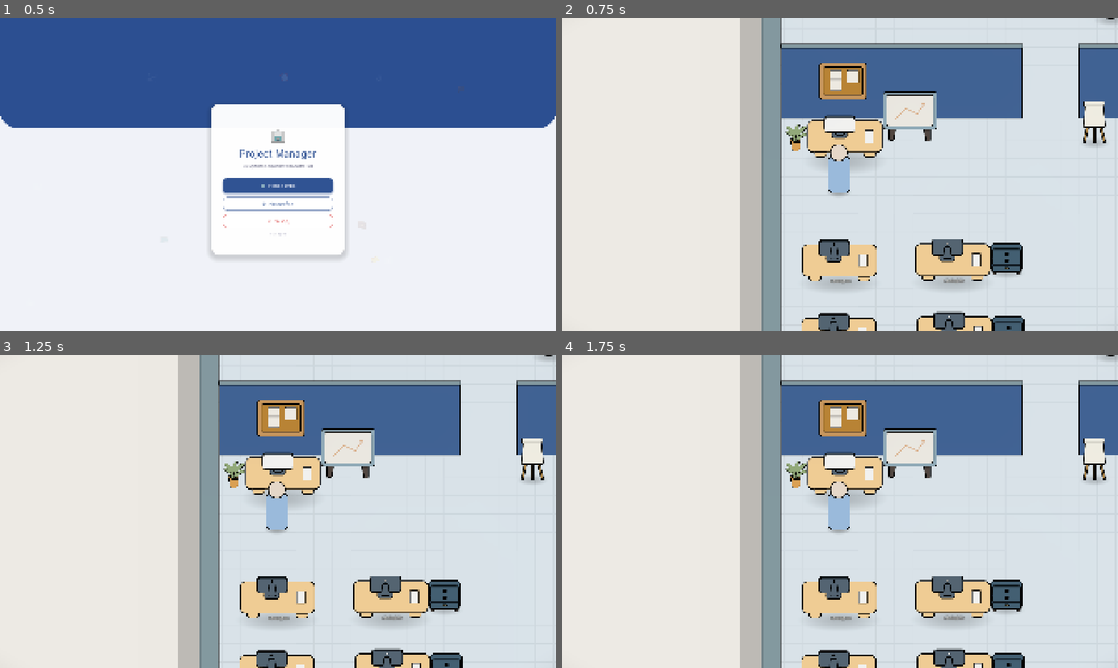
Above: before the commit, frames 1-4 (two rows, left to right).
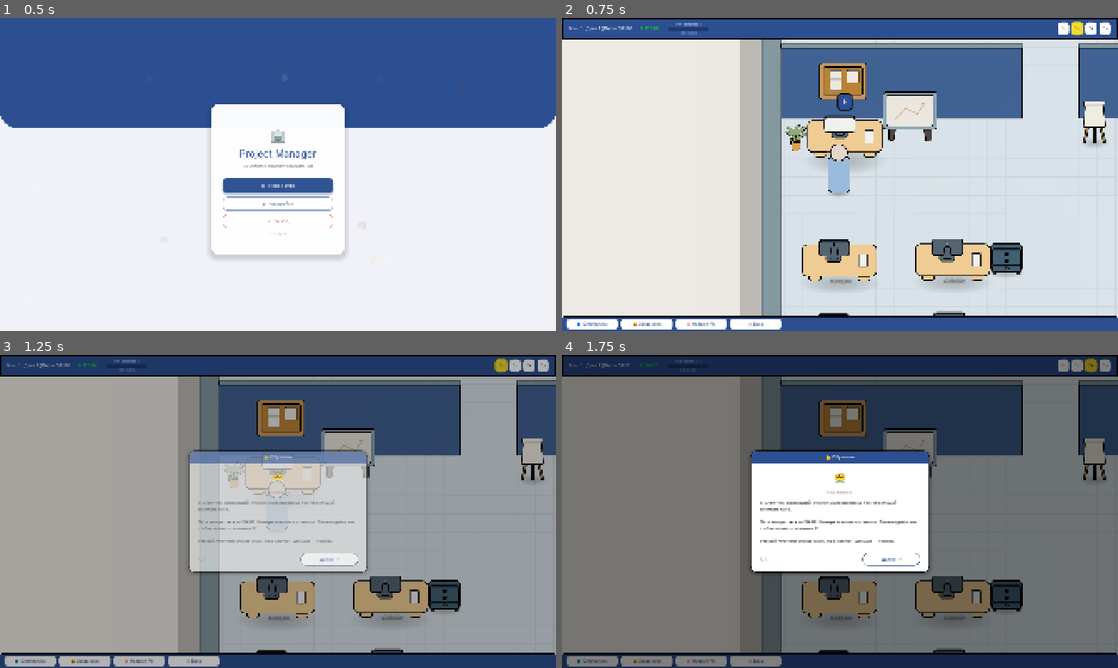
Above: after the commit, the same moments.

Repository: Esca69/project-manager-sim
Game: Godot game, scene res://Scenes/main_menu.tscn
The game is run twice, just before and just after one commit, with the same random seed, the same clock (stepped at 60 frames per second) and the same inputs. Sound files missing from this copy of the repository are replaced by a short silence.
Inputs (mouse positions are in pixels of both pictures, inside the frame that each line leads up to):
- Up to frame 1 (0.5 s): no input
- Up to frame 2 (0.75 s): click "🆕 Новая игра" at 0.5 s
- Up to frame 3 (1.25 s): no input
- Up to frame 4 (1.75 s): move the mouse to (962, 495) at 1.27 s; hold Right (ui_right) from 1.28 s (still down); hold 1 (speed_1x, bound only after the commit) from 1.28 s (still down); click (962, 495) at 1.42 s; tap 2 (speed_2x, bound only after the commit) at 1.55 s

Frame 1 is identical in both runs. In frame 2, 12% of the frame differs, in the area x 0-100%, y 0-100%; in frame 3, 92%; in frame 4, 99%.

Commit message:
Restore desk bindings, add speed hotkeys, scene fixes
Fix desk re-binding and add keyboard speed controls. Changes include: adjust EmployeeDesk seat position; remove HUD hidden flag in office scene; enhance _restore_desk_assignments in save_manager.gd to pass the NPC node to assign_employee, avoid double-assigning desks, and set NPC my_desk_position to the desk's seat_point (fallback to desk global_position). Add _unhandled_input in speed_controls.gd to map speed hotkeys to existing handlers and add corresponding input map entries (speed_pause, speed_1x, speed_2x, speed_5x) to project.godot. Also minor comment/text fixes.

Diff:
--- a/Scenes/EmployeeDesk.tscn
+++ b/Scenes/EmployeeDesk.tscn
@@ -37,4 +37,4 @@
 offset = Vector2(0, -75)
 
 [node name="SeatPosition" type="Marker2D" parent="."]
-position = Vector2(-1, -49)
+position = Vector2(-4, -44)
--- a/Scenes/office.tscn
+++ b/Scenes/office.tscn
@@ -281,7 +281,6 @@
 position = Vector2(942, -551)
 
 [node name="HUD" parent="." instance=ExtResource("6_7xo7e")]
-visible = false
 
 [node name="SpawnPoint" type="Marker2D" parent="."]
 position = Vector2(1281, 831)
--- a/Scripts/save_manager.gd
+++ b/Scripts/save_manager.gd
@@ -440,6 +440,7 @@
 	return npc
 
 # --- НОВЫЙ: Восстанавливаем привязку столов ---
+# --- НОВЫЙ: Восстанавливаем привязку столов ---
 func _restore_desk_assignments(desk_assignments: Array, employee_map: Dictionary, npc_map: Dictionary):
 	if desk_assignments.is_empty():
 		return
@@ -472,13 +473,22 @@
 		if best_desk and best_desk.has_method("assign_employee"):
 			# Проверяем что стол ещё свободен
 			if "assigned_employee" in best_desk and best_desk.assigned_employee == null:
-				best_desk.assign_employee(emp_data)
+
+				# ФИКС 1: Достаем npc_node и передаем его в стол, чтобы не было "двойных столов"
+				var npc_node = null
+				if npc_map.has(emp_name):
+					npc_node = npc_map[emp_name]
+
+				best_desk.assign_employee(emp_data, npc_node)
 				print("🪑 Восстановлена привязка стола для: ", emp_name)
 
-				# Устанавливаем desk_position для NPC
-				if npc_map.has(emp_name):
-					var npc = npc_map[emp_name]
-					npc.my_desk_position = best_desk.global_position
+				# ФИКС 2: Отправляем NPC на seat_point, а не в центр стола
+				if npc_node:
+					if "seat_point" in best_desk and best_desk.seat_point:
+						npc_node.my_desk_position = best_desk.seat_point.global_position
+					else:
+						# Фолбэк на случай если у стола нет seat_point (например, это другой тип стола)
+						npc_node.my_desk_position = best_desk.global_position
 
 # --- Привязка сотрудников к столам после загрузки ---
 func _rebind_employees_to_desks():
--- a/Scripts/speed_controls.gd
+++ b/Scripts/speed_controls.gd
@@ -8,7 +8,7 @@
 var _active_style: StyleBoxFlat
 
 func _ready():
-	# Ст��ль обычной кнопки (белый фон, синяя обводка)
+	# Стиль обычной кнопки (белый фон, синяя обводка)
 	_normal_style = StyleBoxFlat.new()
 	_normal_style.bg_color = Color(1, 1, 1, 1)
 	_normal_style.border_width_left = 2
@@ -21,7 +21,7 @@
 	_normal_style.corner_radius_bottom_right = 12
 	_normal_style.corner_radius_bottom_left = 12
 
-	# Стиль ак��ивной кнопки (жёлтый фон)
+	# Стиль активной кнопки (жёлтый фон)
 	_active_style = StyleBoxFlat.new()
 	_active_style.bg_color = COLOR_ACTIVE
 	_active_style.border_width_left = 2
@@ -63,6 +63,17 @@
 func _on_5x_pressed():
 	GameTime.speed_5x()
 
+# --- ОБРАБОТКА НАЖАТИЙ КЛАВИАТУРЫ ---
+func _unhandled_input(event: InputEvent) -> void:
+	if event.is_action_pressed("speed_pause"):
+		_on_pause_pressed()
+	elif event.is_action_pressed("speed_1x"):
+		_on_1x_pressed()
+	elif event.is_action_pressed("speed_2x"):
+		_on_2x_pressed()
+	elif event.is_action_pressed("speed_5x"):
+		_on_5x_pressed()
+
 func _process(_delta):
 	var current = GameTime.current_speed_scale
 	if GameTime.is_game_paused: current = 0
--- a/project.godot
+++ b/project.godot
@@ -86,6 +86,26 @@
 "events": [Object(InputEventKey,"resource_local_to_scene":false,"resource_name":"","device":-1,"window_id":0,"alt_press …(193 unchanged characters)…
 ]
 }
+speed_pause={
+"deadzone": 0.2,
+"events": [Object(InputEventKey,"resource_local_to_scene":false,"resource_name":"","device":-1,"window_id":0,"alt_pressed":false,"shift_pressed":false,"ctrl_pressed":false,"meta_pressed":false,"pressed":false,"keycode":0,"physical_keycode":96,"key_label":0,"unicode":1105,"location":0,"echo":false,"script":null)
+]
+}
+speed_1x={
+"deadzone": 0.2,
+"events": [Object(InputEventKey,"resource_local_to_scene":false,"resource_name":"","device":-1,"window_id":0,"alt_pressed":false,"shift_pressed":false,"ctrl_pressed":false,"meta_pressed":false,"pressed":false,"keycode":0,"physical_keycode":49,"key_label":0,"unicode":49,"location":0,"echo":false,"script":null)
+]
+}
+speed_2x={
+"deadzone": 0.2,
+"events": [Object(InputEventKey,"resource_local_to_scene":false,"resource_name":"","device":-1,"window_id":0,"alt_pressed":false,"shift_pressed":false,"ctrl_pressed":false,"meta_pressed":false,"pressed":false,"keycode":0,"physical_keycode":50,"key_label":0,"unicode":50,"location":0,"echo":false,"script":null)
+]
+}
+speed_5x={
+"deadzone": 0.2,
+"events": [Object(InputEventKey,"resource_local_to_scene":false,"resource_name":"","device":-1,"window_id":0,"alt_pressed":false,"shift_pressed":false,"ctrl_pressed":false,"meta_pressed":false,"pressed":false,"keycode":0,"physical_keycode":51,"key_label":0,"unicode":51,"location":0,"echo":false,"script":null)
+]
+}
 
 [internationalization]
 
